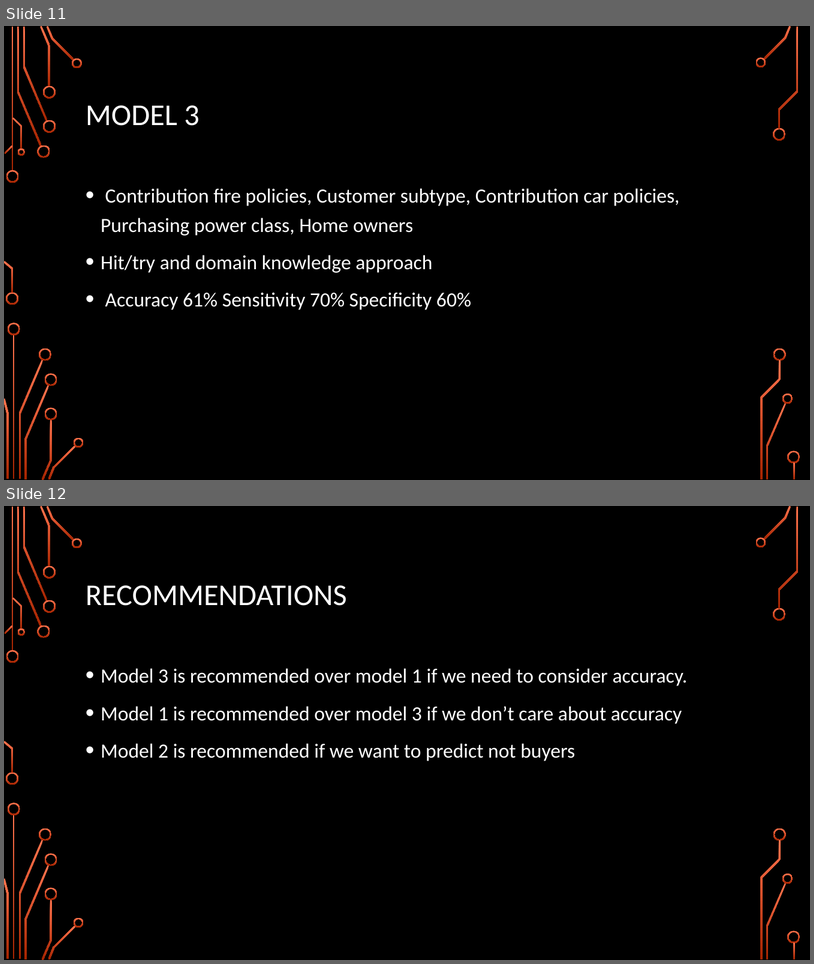
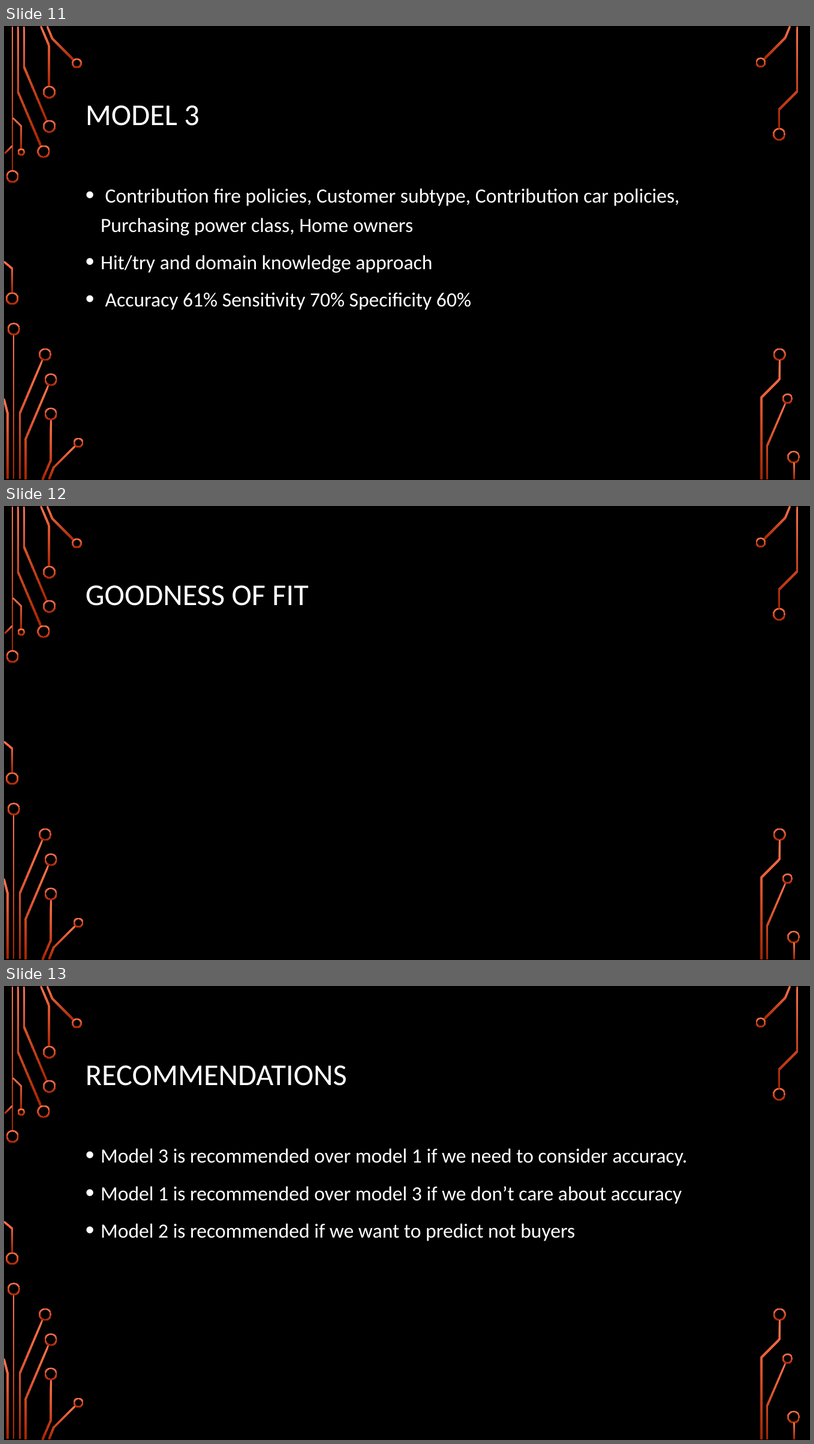
Before and after one commit to karimkhamwani/data-mining, a slide deck: Caravan.pptx. Shown one above the other, each under a label of ours: slides 11 and 12 before the commit, slides 11, 12 and 13 after it. The pictures are 814x964 and 814x1444 pixels, drawn with LibreOffice and Linux fonts; fonts in the diff are those of the drawing; background and template pictures are left out. Boxes give left, top, right and bottom in pixels: in the first picture for what was removed or moved away, otherwise in the second. Text is boxed around its words. In the diff, an @@ line names an element or a change of style, - is before the commit and + after.

```diff
--- a/Caravan.pptx
+++ b/Caravan.pptx
@@ slide 12 added at box(4, 506, 810, 960), background picture (left out); not listed: 36 template elements that a slide beside it also shows @@
@@ title added at box(86, 585, 308, 606), 36 pt, text #FFFFFF @@
+GOODNESS OF FIT
@@ what was slide 12 is now slide 13 @@
```
Also in this commit, not shown: 2 slides changed, 3 other files.
